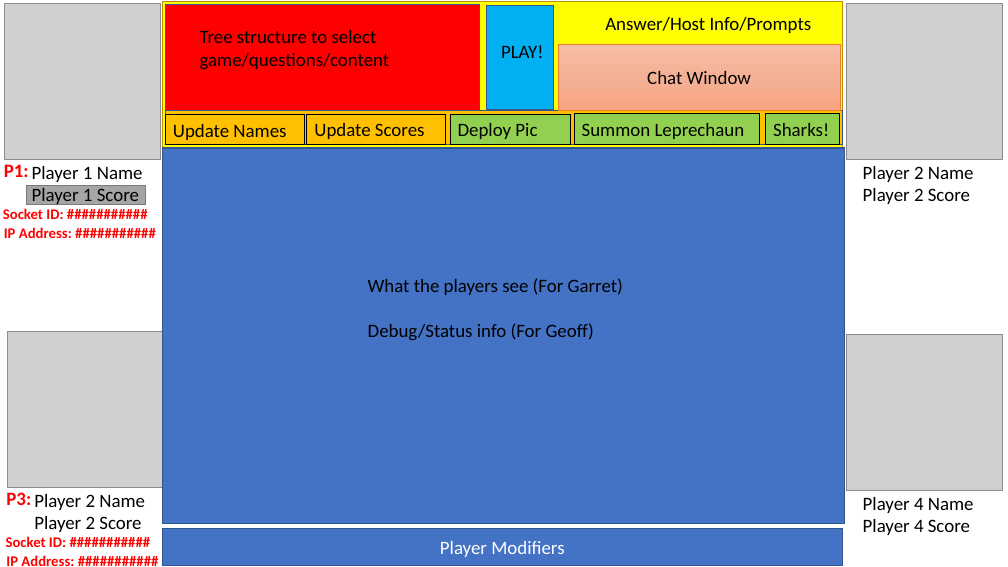
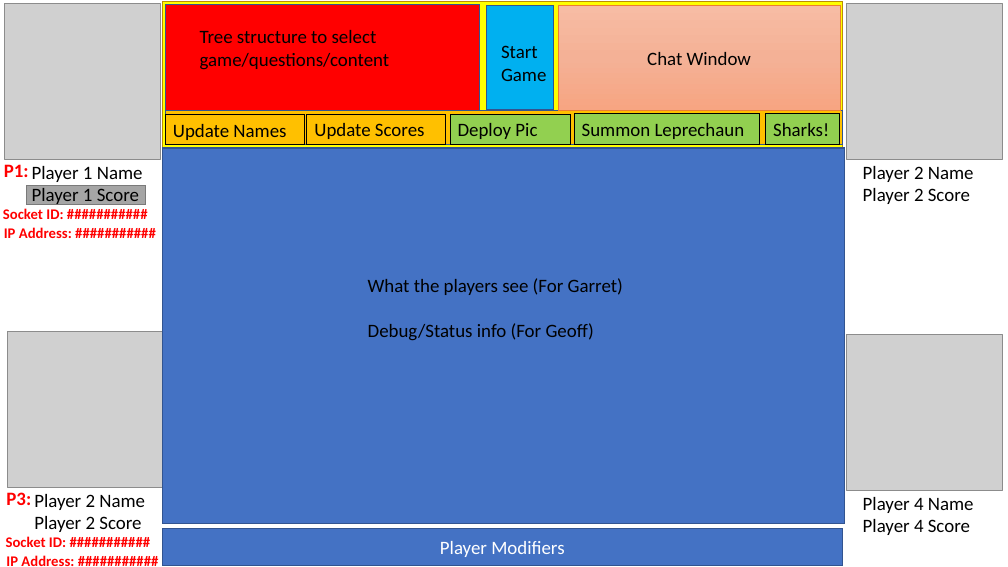
Before and after one commit to GeoffSpielman/Gameshow_Website, a slide deck: slide 3 of Not_Shared/Ideas.pptx. Drawn at 1008x567 pixels with LibreOffice and Linux fonts; fonts in the diff are those of the drawing; grey boxes stand for pictures. Boxes give left, top, right and bottom in pixels: in the first picture for what was removed or moved away, otherwise in the second. Text is boxed around its words. In the diff, an @@ line names an element or a change of style, - is before the commit and + after.

Commit message:
Chat between host and technician is fully functional, only work remaining on chat is the scrolling

```diff
--- a/Not_Shared/Ideas.pptx
+++ b/Not_Shared/Ideas.pptx
@@ rectangle "Chat Window": place and size @@
-rectangle "Chat Window" at [559,44,841,110]
+rectangle "Chat Window" at [559,5,841,110]
@@ text removed at [605,17,812,33] @@
-Answer/Host Info/Prompts
@@ text at [501,45,546,81]: text changed @@
-PLAY!
+Start Game
```
Also in this commit, not shown: 2 other slides changed, 6 slides added, 24 other files.
